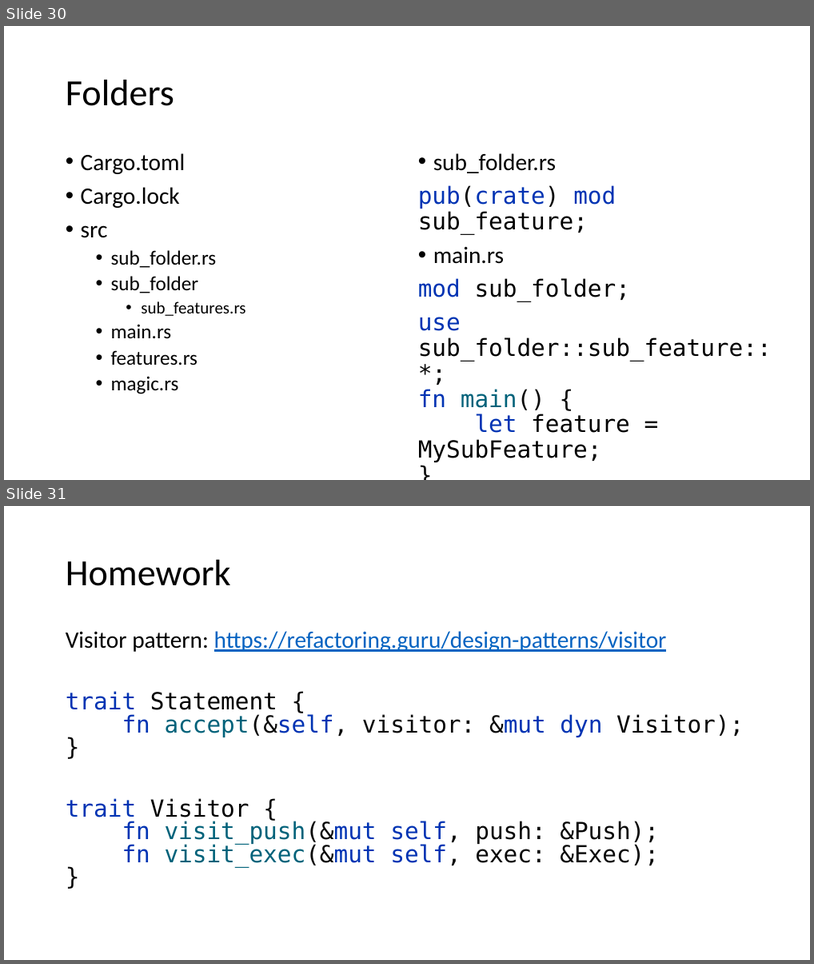
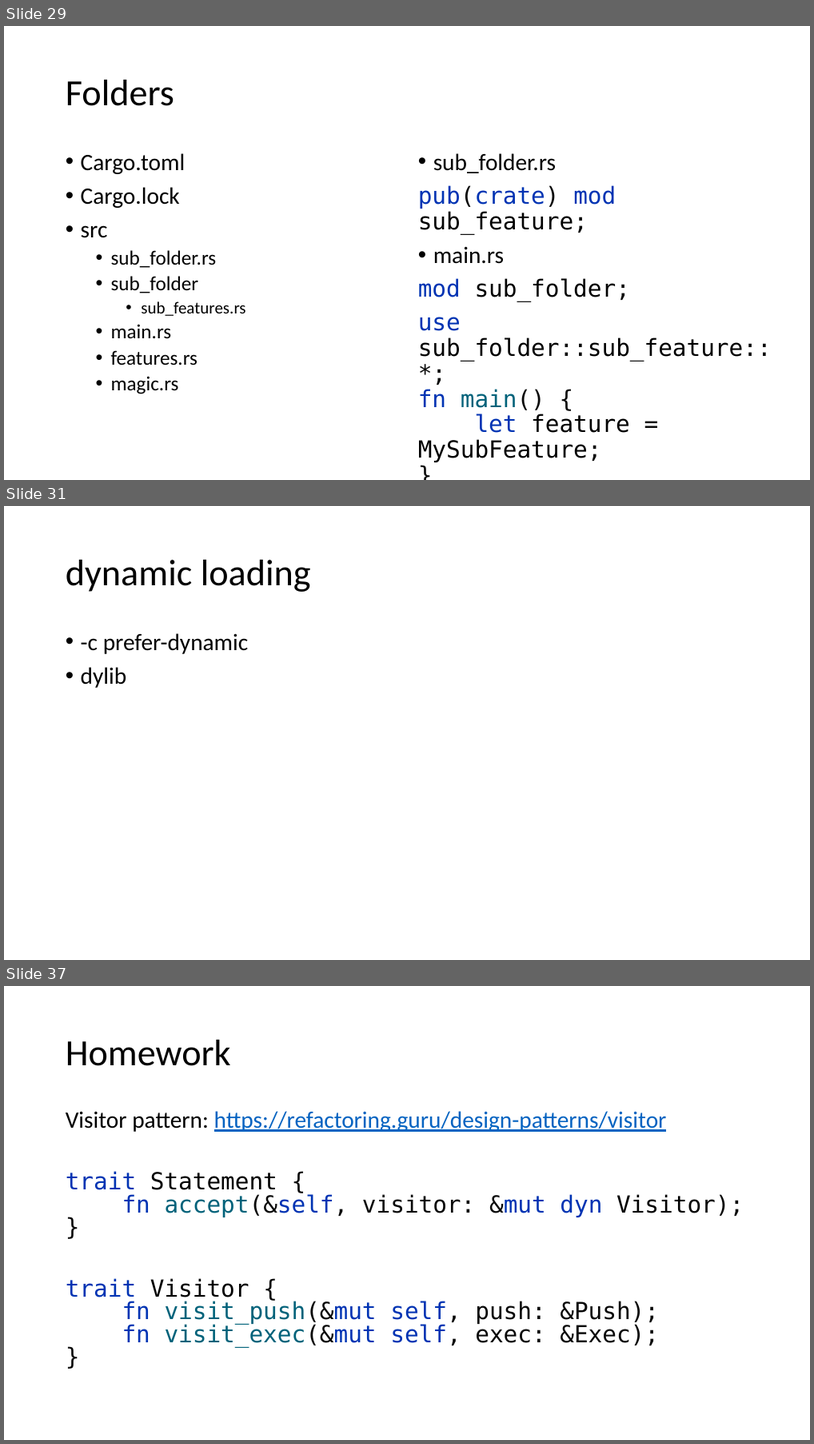
Before and after one commit to kugushev/course-rust-basics, a slide deck: src/07-Modules/07-Modules.pptx. Shown one above the other, each under a label of ours: slides 30 and 31 before the commit, slides 29, 31 and 37 after it; the slides between them are not shown. The pictures are 814x964 and 814x1444 pixels, drawn with LibreOffice and Linux fonts; fonts in the diff are those of the drawing. Boxes give left, top, right and bottom in pixels: in the first picture for what was removed or moved away, otherwise in the second. Text is boxed around its words. In the diff, an @@ line names an element or a change of style, - is before the commit and + after.

```diff
--- a/src/07-Modules/07-Modules.pptx
+++ b/src/07-Modules/07-Modules.pptx
@@ slide 31 added at (4, 506, 810, 960), background #FFFFFF @@
@@ title added at (66, 560, 311, 592), 44 pt, text #000000 @@
+dynamic loading
@@ text added at (81, 633, 249, 688), 28 pt, text #000000 @@
+• -c prefer-dynamic
+• dylib
@@ what was slide 30 is now slide 29 @@
@@ what was slide 31 is now slide 37 @@
```
Also in this commit, not shown: 3 slides changed, 5 other slides added.
